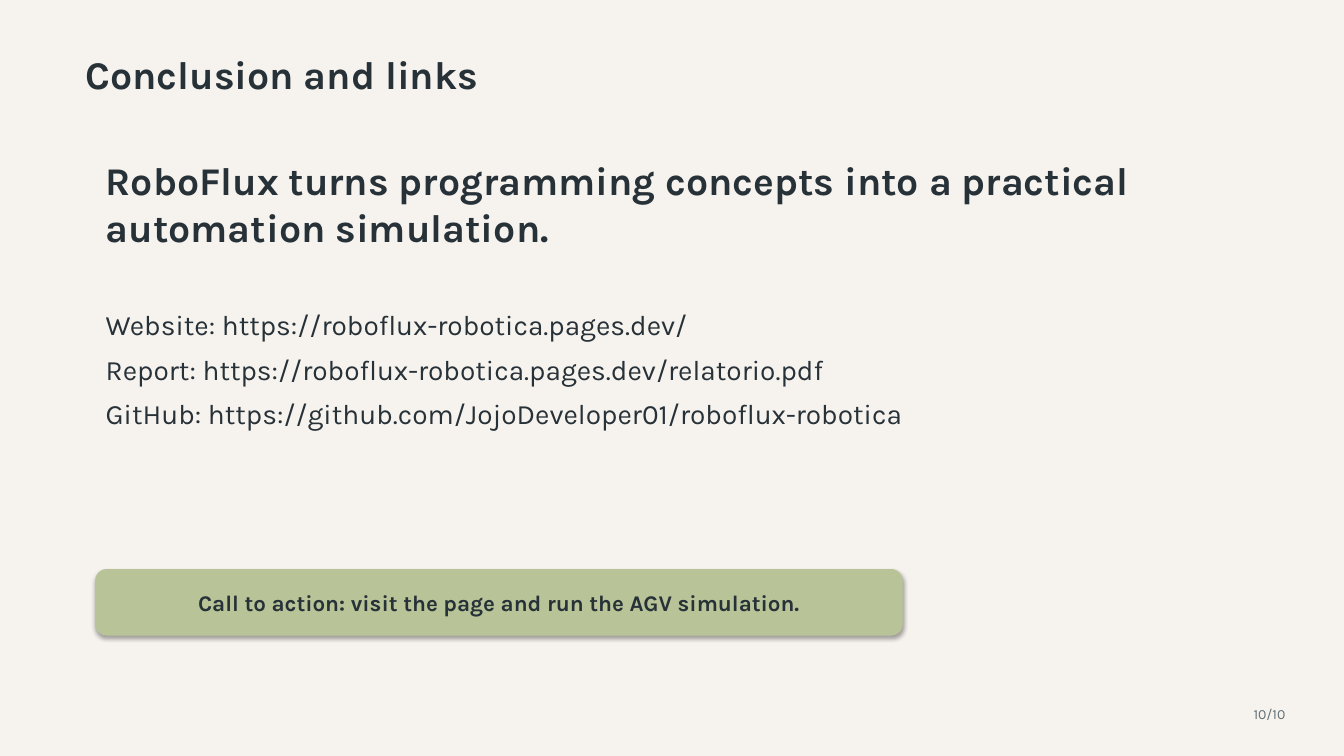
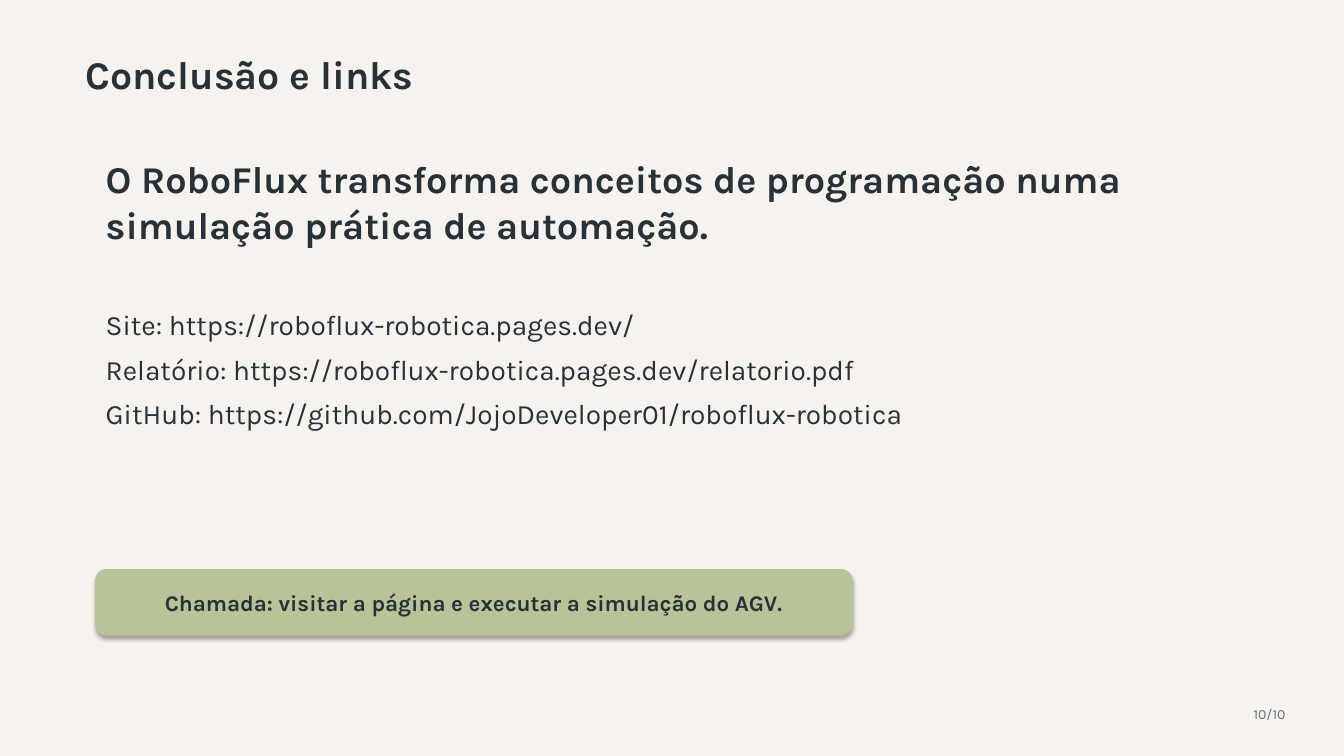
Before and after one commit to JojoDeveloper01/roboflux-robotica, a slide deck: slide 10 of apresentacao-roboflux.pptx. Drawn at 1344x756 pixels with LibreOffice and Linux fonts; fonts in the diff are those of the drawing. Boxes give left, top, right and bottom in pixels: in the first picture for what was removed or moved away, otherwise in the second. Text is boxed around its words. In the diff, an @@ line names an element or a change of style, - is before the commit and + after.

```diff
--- a/apresentacao-roboflux.pptx
+++ b/apresentacao-roboflux.pptx
@@ text at (x1=85, y1=61, x2=413, y2=90): text changed @@
-Conclusion and links
+Conclusão e links
@@ text at (x1=106, y1=166, x2=1120, y2=248): text changed; size 28 to 27 pt @@
-RoboFlux turns programming concepts into a practical automation simulation.
+O RoboFlux transforma conceitos de programação numa simulação prática de automação.
@@ text at (x1=106, y1=314, x2=853, y2=387): text changed @@
-Website: https://roboflux-robotica.pages.dev/
-Report: https://roboflux-robotica.pages.dev/relatorio.pdf
+Site: https://roboflux-robotica.pages.dev/
+Relatório: https://roboflux-robotica.pages.dev/relatorio.pdf
@@ rounded rectangle "Chamada: visitar a página e ..." resized from (x1=96, y1=570, x2=902, y2=635) to (x1=96, y1=570, x2=852, y2=635) @@
@@ text in rounded rectangle at (x1=165, y1=593, x2=782, y2=617): text changed @@
-Call to action: visit the page and run the AGV simulation.
+Chamada: visitar a página e executar a simulação do AGV.
```
Also in this commit, not shown: 9 slides added, 9 slides removed, 3 other files.
